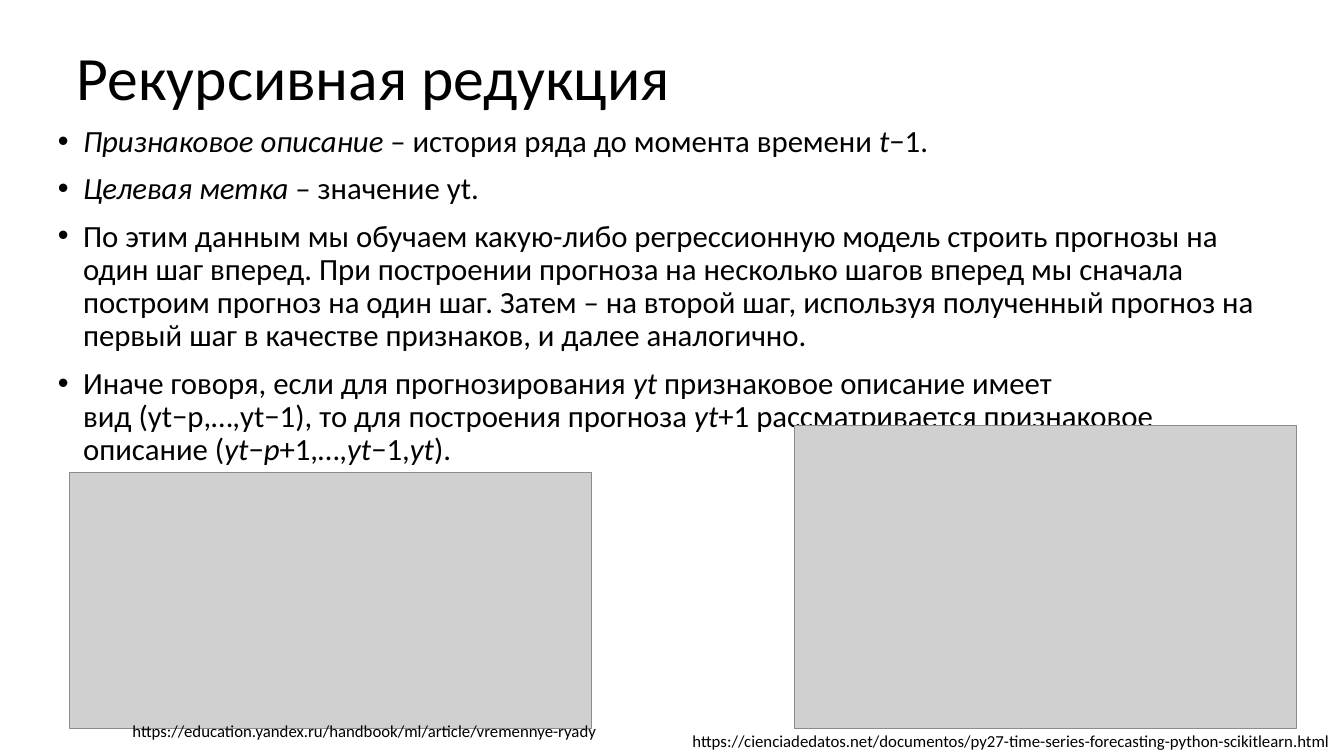
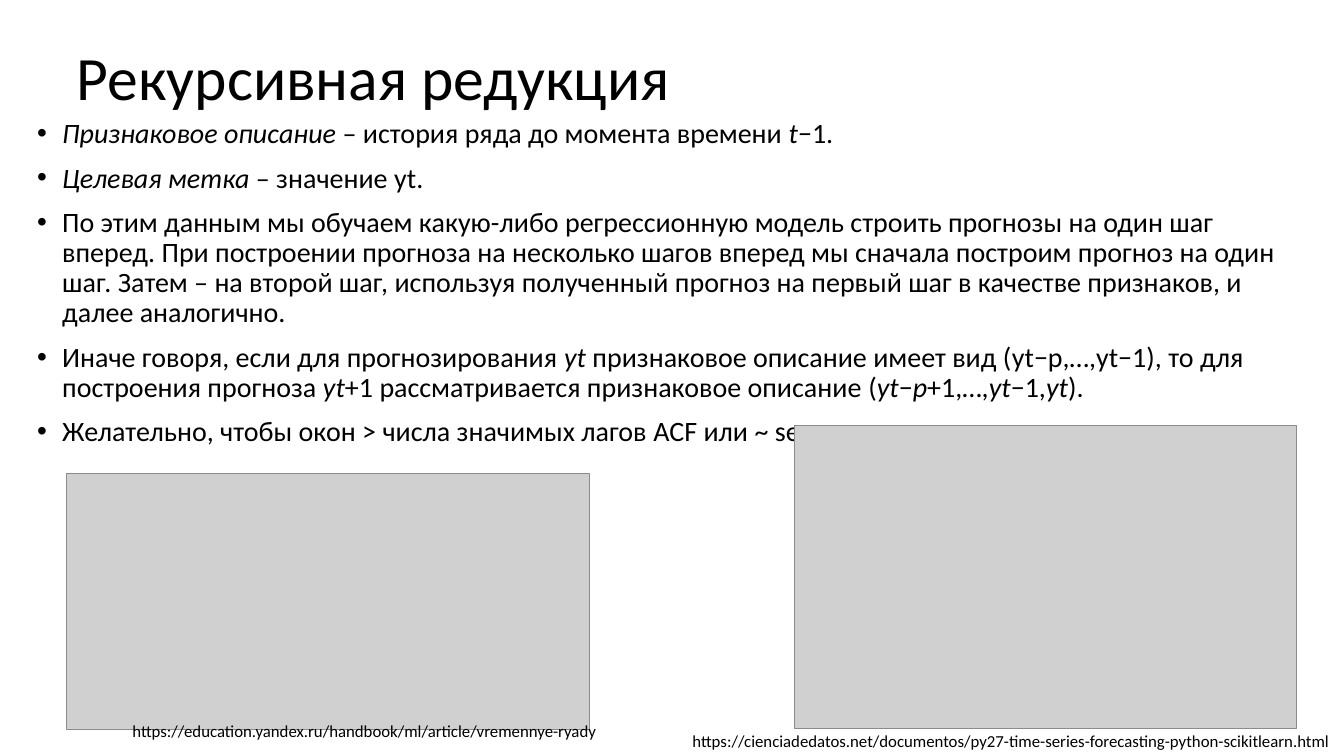
Before and after one commit to MVRonkin/TimeSeriesCourse, a slide deck: slide 6 of 2026/LEC/05-1 Методы машинного обучения для анализа ВР.pptx (slide 4 before the commit). Drawn at 1344x756 pixels with LibreOffice and Linux fonts; fonts in the diff are those of the drawing; grey boxes stand for pictures. Boxes give left, top, right and bottom in pixels: in the first picture for what was removed or moved away, otherwise in the second. Text is boxed around its words. In the diff, an @@ line names an element or a change of style, - is before the commit and + after.

```diff
--- a/2026/LEC/05-1 Методы машинного обучения для анализа ВР.pptx
+++ b/2026/LEC/05-1 Методы машинного обучения для анализа ВР.pptx
@@ text "Признаковое описание – история ряда ...": place and size @@
-text "Признаковое описание – история ряда ..." at <box>83,132,1253,465</box>
+text "Признаковое описание – история ряда ..." at <box>62,125,1274,448</box>
@@ text at <box>62,125,1274,402</box>: size 22 to 20 pt @@
@@ text at <box>62,418,854,448</box>: paragraph added @@
+• Желательно, чтобы окон > числа значимых лагов ACF или ~ season
```
Also in this commit, not shown: 5 other slides changed, 4 slides added, 1 other file.
